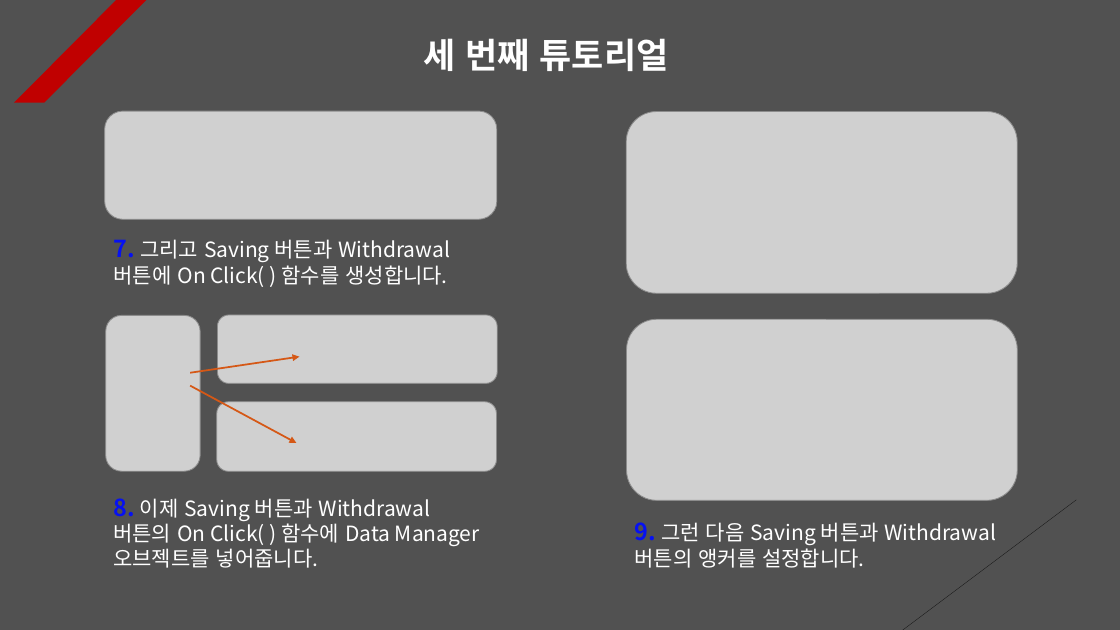
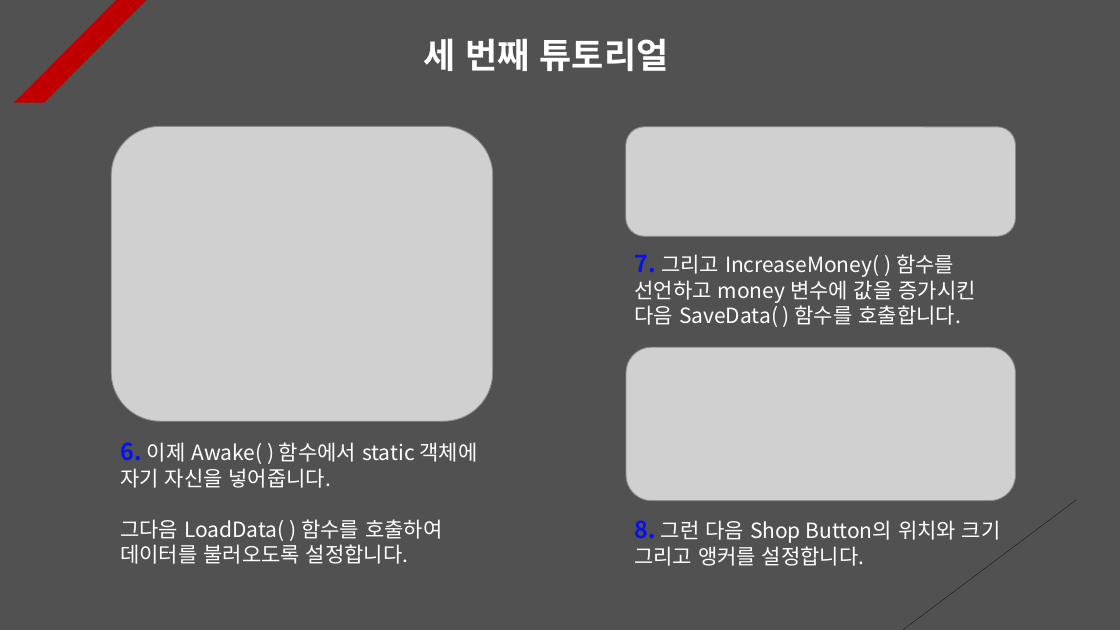
Before and after one commit to Unity2033/3D-UnityEngine, a slide deck: slide 3 of Assets/Class/Raycast/PPT Data/RayCast Example.pptx. Drawn at 1120x630 pixels with LibreOffice and Linux fonts; fonts in the diff are those of the drawing; grey boxes stand for pictures. Boxes give left, top, right and bottom in pixels: in the first picture for what was removed or moved away, otherwise in the second. Text is boxed around its words. In the diff, an @@ line names an element or a change of style, - is before the commit and + after.

```diff
--- a/Assets/Class/Raycast/PPT Data/RayCast Example.pptx
+++ b/Assets/Class/Raycast/PPT Data/RayCast Example.pptx
@@ picture removed at [105,111,497,219] @@
@@ picture added at [111,126,492,421] @@
@@ picture: place and size @@
-picture at [626,112,1017,293]
+picture at [626,127,1016,236]
@@ text removed at [114,239,450,287] @@
-7. 그리고 Saving 버튼과 Withdrawal 버튼에 On Click( ) 함수를 생성합니다.
@@ text added at [635,254,975,327], 18 pt, text #FFFFFF @@
+7. 그리고 IncreaseMoney( ) 함수를 선언하고 money 변수에 값을 증가시킨 다음 SaveData( ) 함수를 호출합니다.
@@ picture removed at [106,315,200,471] @@
@@ picture removed at [218,315,497,384] @@
@@ arrow removed from (190, 373) to (299, 357) @@
@@ picture: place and size @@
-picture at [627,319,1017,501]
+picture at [626,347,1016,501]
@@ arrow removed from (190, 386) to (297, 443) @@
@@ picture removed at [217,402,497,471] @@
@@ text added at [120,442,478,564], 18 pt, text #FFFFFF @@
+6. 이제 Awake( ) 함수에서 static 객체에 자기 자신을 넣어줍니다.
+그다음 LoadData( ) 함수를 호출하여 데이터를 불러오도록 설정합니다.
@@ text removed at [113,498,480,568] @@
-8. 이제 Saving 버튼과 Withdrawal 버튼의 On Click( ) 함수에 Data Manager 오브젝트를 넣어줍니다.
@@ text at [634,520,1001,566]: text changed @@
-9. 그런 다음 Saving 버튼과 Withdrawal 버튼의 앵커를 설정합니다.
+8. 그런 다음 Shop Button의 위치와 크기 그리고 앵커를 설정합니다.
```
Also in this commit, not shown: 6 other slides changed, 2 slides added, 45 other files.
